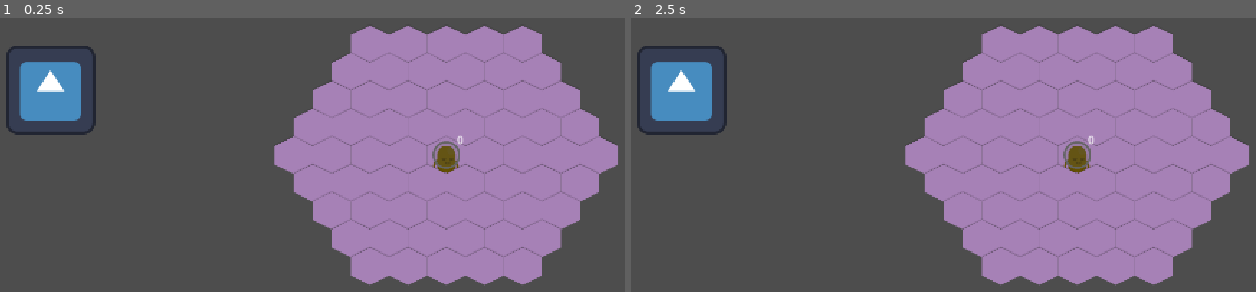
Above: before the commit, frames 1-2 (left to right).
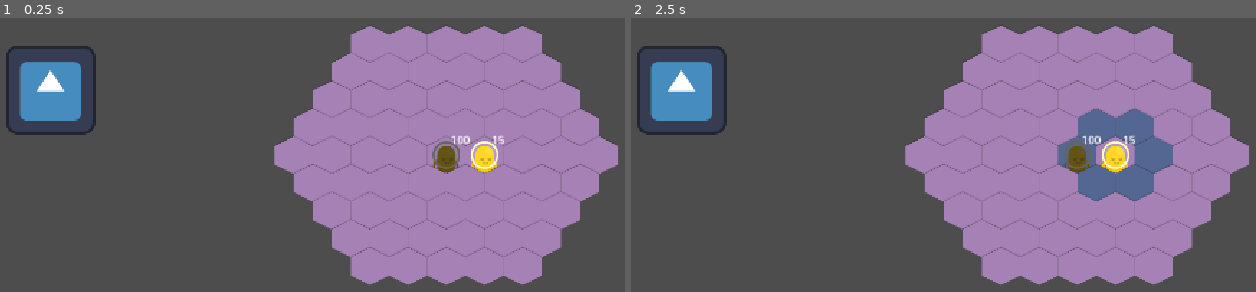
Above: after the commit, the same moments.

Repository: Couselin/sirenas2D
Game: Godot game, scene res://02_scenes/03_levels/test_scene.tscn
The game is run twice, just before and just after one commit, with the same random seed, the same clock (stepped at 60 frames per second) and the same inputs. The project has no main scene, so this scene is started directly. The engine's default icon, where the game draws it, is replaced by a stand-in: a white triangle on a blue panel in a dark square.
Inputs:
- Up to frame 1 (0.25 s): no input
- Up to frame 2 (2.5 s): tap Enter at 0.5, 2 s; hold A (test_a) 0.53-1.28 s; tap C (test_c) at 0.8, 1.35 s; tap Space at 1.25 s; tap D (test_d) at 1.55 s; hold D (test_d) from 2.03 s (still down); tap E (test_e) at 2.3 s

The runs differ from the first frame. In frame 1, 0.5% of the frame differs, in the area x 72-81%, y 42-57%; in frame 2, 3.8%, in the area x 68-87%, y 33-67%.

Commit message:
Ally 1 and tower functionality
Temp code mostly moved to test scene instead of board

Diff:
--- a/02_scenes/00_globals/global_board.gd
+++ b/02_scenes/00_globals/global_board.gd
@@ -41,3 +41,10 @@
 		return true
 	else:
 		return false
+
+func contiguous_tiles(tile:Vector3):
+	var tiles: Array[Vector3]
+	tiles.resize(idDirections.size())
+	for i in range(tiles.size()):
+		tiles[i] = tile + dirDirections[i]
+	return tiles
--- a/02_scenes/01_characters_props/piece.gd
+++ b/02_scenes/01_characters_props/piece.gd
@@ -16,13 +16,16 @@
 func attack():
 	pass
 
+func cause_damage(target:Piece):
+	target.take_damage(damage)
+
 func take_damage(damageTaken:int):
 	life -= damageTaken
 	if life <=0:
 		pass
 	pass
 
-func change_tile(new_tile):
+func change_tile(new_tile:Tile):
 	tile.isOccupied = false
 	tile = new_tile
 	tile.isOccupied = true
--- a/02_scenes/01_characters_props/piece_ally01.tscn
+++ b/02_scenes/01_characters_props/piece_ally01.tscn
@@ -1,11 +1,12 @@
 [gd_scene format=3 uid="uid://xk7fymijoxy7"]
 
 [ext_resource type="PackedScene" uid="uid://c3jro2i0xfdyw" path="res://02_scenes/01_characters_props/piece.tscn" id="1_wmhrw"]
+[ext_resource type="Script" uid="uid://dfoyoni8jxte0" path="res://02_scenes/01_characters_props/piece_ally_01.gd" id="2_p1w30"]
 
 [node name="Piece" unique_id=759563159 instance=ExtResource("1_wmhrw")]
+script = ExtResource("2_p1w30")
 life = 15
 damage = 8
-cost = 4
 
 [node name="Sprite2D" parent="." index="0" unique_id=1397319377]
 modulate = Color(1, 1, 0.78431374, 1)
--- /dev/null
+++ b/02_scenes/01_characters_props/piece_ally_01.gd
@@ -0,0 +1,27 @@
+extends "res://02_scenes/01_characters_props/piece.gd"
+
+func attack():
+	var targetCoordinates: Array[Vector3]
+	var targets: Array[Tile]
+	targetCoordinates = GlobalBoard.contiguous_tiles(tile.coordinates)
+	for i in targetCoordinates:
+		targets.append(tile.get_board().get_tile(i.x,i.y,i.z))
+	for i in targets:
+		i.highlight(true) #temp
+		if i.isOccupied and i.get_piece().isAlly != isAlly:
+			cause_damage(i.get_piece())
+
+func cause_damage(target:Piece):
+	super.cause_damage(target)
+
+func take_damage(damageTaken:int):
+	super.take_damage(damageTaken)
+
+func change_tile(new_tile:Tile):
+	super.change_tile(new_tile)
+
+func _ready() -> void:
+	super._ready()
+
+func _process(delta: float) -> void:
+	super._process(delta)
--- a/02_scenes/01_characters_props/piece_tower.gd
+++ b/02_scenes/01_characters_props/piece_tower.gd
@@ -1,7 +1,13 @@
 extends "res://02_scenes/01_characters_props/piece.gd"
 
+func take_damage(damageTaken:int):
+	super.take_damage(damageTaken)
+
+func change_tile(new_tile:Tile):
+	super.change_tile(new_tile)
+
 func _ready() -> void:
-	pass
+	super._ready()
 
 func _process(delta: float) -> void:
-	pass
+	super._process(delta)
--- a/02_scenes/01_characters_props/piece_tower.tscn
+++ b/02_scenes/01_characters_props/piece_tower.tscn
@@ -5,6 +5,7 @@
 
 [node name="Piece" unique_id=759563159 instance=ExtResource("1_jl30o")]
 script = ExtResource("2_6ugjp")
+life = 100
 
 [node name="Sprite2D" parent="." index="0" unique_id=1397319377]
 modulate = Color(0.39215687, 0.39215687, 0.39215687, 1)
--- a/02_scenes/02_objects/01_board/board.gd
+++ b/02_scenes/02_objects/01_board/board.gd
@@ -28,35 +28,10 @@
 			return i
 	return false
 
-func move(dir:Vector3):
-	#temp for testing purposes
-	for i in tiles:
-			if i.get_piece():
-				var piece:Piece = i.get_piece()
-				var newCoords = i.coordinates + dir
-				if get_tile(int(newCoords.x),int(newCoords.y),int(newCoords.z)):
-					var newTile:Tile = get_tile(int(newCoords.x),int(newCoords.y),int(newCoords.z))
-					piece.change_tile(newTile)
-					break
 
-func _input(event: InputEvent) -> void:
-	#temp for testing purposes
-	if event.is_action_pressed("test_e"):
-		move(GlobalBoard.dirNorthEast)
-	if event.is_action_pressed("test_z"):
-		move(GlobalBoard.dirSouthWest)
-	if event.is_action_pressed("test_d"):
-		move(GlobalBoard.dirEast)
-	if event.is_action_pressed("test_a"):
-		move(GlobalBoard.dirWest)
-	if event.is_action_pressed("test_c"):
-		move(GlobalBoard.dirSouthEast)
-	if event.is_action_pressed("test_q"):
-		move(GlobalBoard.dirNorthWest)
 
 func _ready() -> void:
 	create_board()
-	get_tile(0,0,0).add_piece("tower")
 
 func _process(_delta: float) -> void:
 	pass
--- a/02_scenes/02_objects/01_board/tile.gd
+++ b/02_scenes/02_objects/01_board/tile.gd
@@ -3,6 +3,12 @@
 
 @export var coordinates:Vector3
 var isOccupied:bool = false
+
+func highlight(on:bool):
+	if on:
+		$Sprite2D.modulate = Color(0.5,0.8,0.8,1)
+	else:
+		$Sprite2D.modulate = Color(1,1,1,1)
 
 func add_piece(piece):
 	var pieceRef = load("res://02_scenes/01_characters_props/piece_"+piece+".tscn")
@@ -12,7 +18,7 @@
 func get_piece():
 	if isOccupied:
 		for i in get_children():
-			if GlobalFunctions.get_class_name(i) == "Piece":
+			if i is Piece:
 				return i
 	return false
 
--- /dev/null
+++ b/02_scenes/03_levels/test_scene.gd
@@ -0,0 +1,42 @@
+extends Node2D
+
+#the following code is purely for testing purposes
+
+@onready var board = $Board
+
+var controlledPiece:Piece
+
+func move(dir:Vector3):
+	for i:Tile in board.tiles:
+		if i.isOccupied:
+			var piece = i.get_piece()
+			if piece == controlledPiece:
+				var newCoords = i.coordinates + dir
+				if board.get_tile(int(newCoords.x),int(newCoords.y),int(newCoords.z)):
+					var newTile:Tile = board.get_tile(int(newCoords.x),int(newCoords.y),int(newCoords.z))
+					piece.change_tile(newTile)
+					break
+
+func _input(event: InputEvent) -> void:
+	if event.is_action_pressed("test_e"):
+		controlledPiece.attack()
+		'move(GlobalBoard.dirNorthEast)
+	if event.is_action_pressed("test_z"):
+		move(GlobalBoard.dirSouthWest)
+	if event.is_action_pressed("test_d"):
+		move(GlobalBoard.dirEast)
+	if event.is_action_pressed("test_a"):
+		move(GlobalBoard.dirWest)
+	if event.is_action_pressed("test_c"):
+		move(GlobalBoard.dirSouthEast)
+	if event.is_action_pressed("test_q"):
+		move(GlobalBoard.dirNorthWest)'
+
+func _ready() -> void:
+	board.get_tile(0,0,0).add_piece("tower")
+	board.get_tile(0,1,-1).add_piece("ally01")
+	controlledPiece = board.get_tile(0,1,-1).get_piece()
+	pass
+
+func _process(delta: float) -> void:
+	pass
--- a/02_scenes/03_levels/test_scene.tscn
+++ b/02_scenes/03_levels/test_scene.tscn
@@ -1,9 +1,11 @@
 [gd_scene format=3 uid="uid://cfhi0r50lfy2f"]
 
+[ext_resource type="Script" uid="uid://qoi25c5p4bgo" path="res://02_scenes/03_levels/test_scene.gd" id="1_15x84"]
 [ext_resource type="Texture2D" uid="uid://i8grf6cinc6v" path="res://01_assets/icon.svg" id="1_hqr8u"]
 [ext_resource type="PackedScene" uid="uid://isjt5pnwwomu" path="res://02_scenes/02_objects/01_board/board.tscn" id="2_15x84"]
 
 [node name="Node2D" type="Node2D" unique_id=1021952430]
+script = ExtResource("1_15x84")
 
 [node name="Icon" type="Sprite2D" parent="." unique_id=758154941]
 position = Vector2(188, 138)
Not shown, added: 02_scenes/01_characters_props/piece_ally_01.gd.uid
Not shown, added: 02_scenes/03_levels/test_scene.gd.uid
Not shown, added: 02_scenes/03_levels/test_scene.tscn166560671779.tmp
